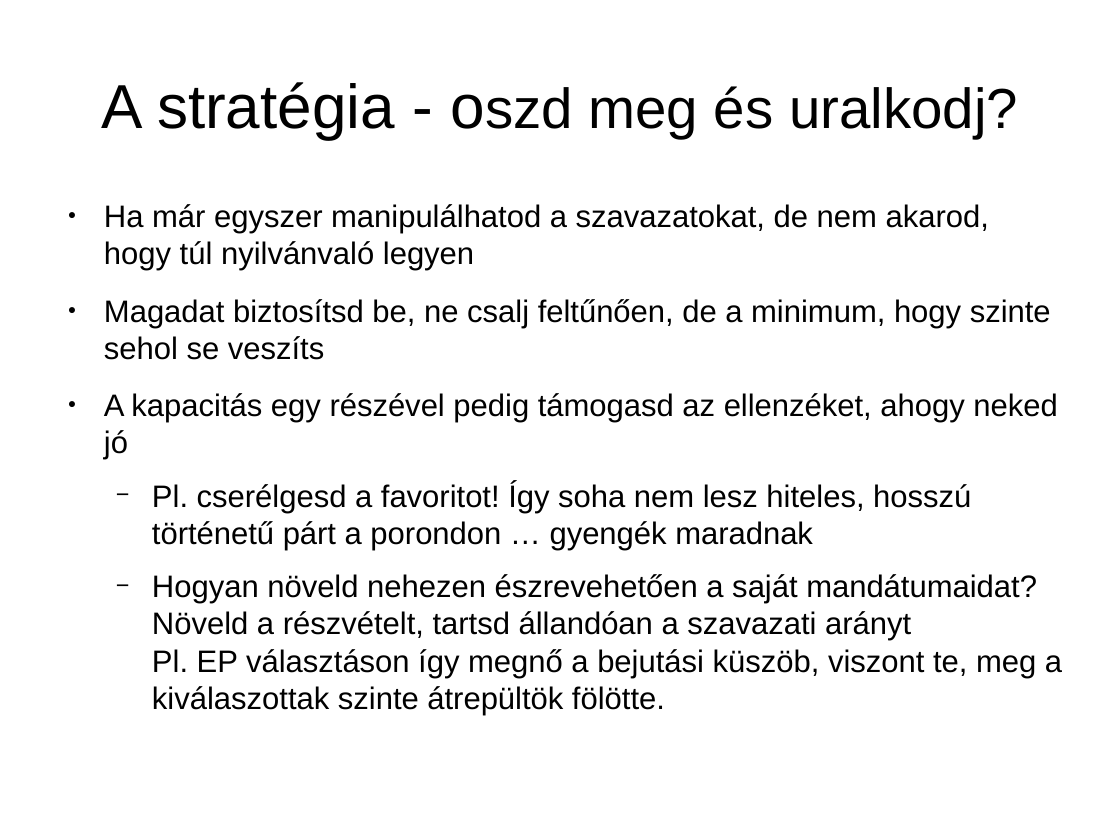
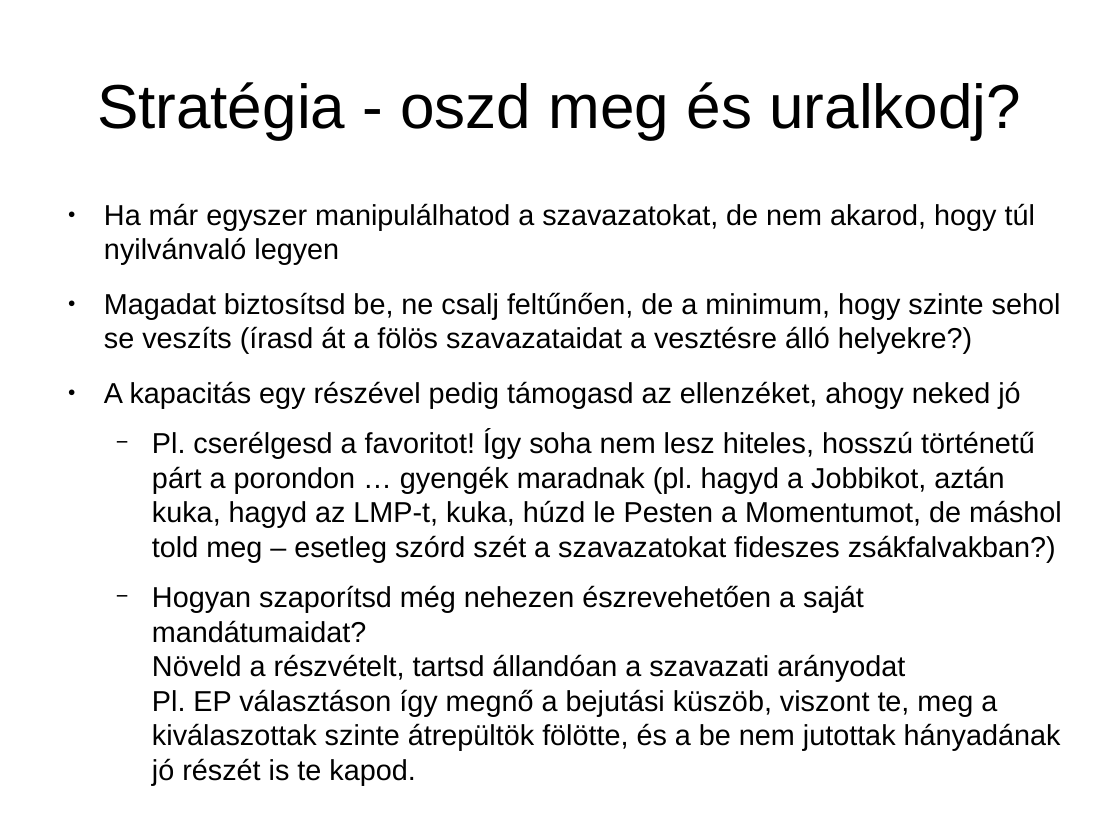
Before and after one commit to brezniczky/ep_elections_2019_hun, a slide deck: slide 33 of slides/hun/slides.odp. Drawn at 1120x840 pixels with LibreOffice and Linux fonts; fonts in the diff are those of the drawing. Boxes give left, top, right and bottom in pixels: in the first picture for what was removed or moved away, otherwise in the second. Text is boxed around its words. In the diff, an @@ line names an element or a change of style, - is before the commit and + after.

```diff
--- a/slides/hun/slides.odp
+++ b/slides/hun/slides.odp
@@ title at (x1=97, y1=82, x2=1021, y2=139): text changed; size 40 to 44 pt @@
-A stratégia - oszd meg és uralkodj?
+Stratégia - oszd meg és uralkodj?
@@ text at (x1=104, y1=203, x2=1035, y2=408): size 22 to 20.4 pt in "Ha már egyszer manipulálhatod a szavazatokat, de ...", "A kapacitás egy részével pedig támogasd az ..." @@
@@ text at (x1=104, y1=292, x2=1061, y2=354): text changed; size 22 to 20.4 pt @@
-● Magadat biztosítsd be, ne csalj feltűnően, de a minimum, hogy szinte sehol se veszíts
+● Magadat biztosítsd be, ne csalj feltűnően, de a minimum, hogy szinte sehol se veszíts (írasd át a fölös szavazataidat a vesztésre álló helyekre?)
@@ text at (x1=152, y1=431, x2=1062, y2=785): text changed; size 22 to 20.4 pt @@
-  − Pl. cserélgesd a favoritot! Így soha nem lesz hiteles, hosszú történetű párt a porondon … gyengék maradnak
-  − Hogyan növeld nehezen észrevehetően a saját mandátumaidat?
-    Növeld a részvételt, tartsd állandóan a szavazati arányt
-    Pl. EP választáson így megnő a bejutási küszöb, viszont te, meg a kiválaszottak szinte átrepültök fölötte.
+  − Pl. cserélgesd a favoritot! Így soha nem lesz hiteles, hosszú történetű párt a porondon … gyengék maradnak (pl. hagyd a Jobbikot, aztán kuka, hagyd az LMP-t, kuka, húzd le Pesten a Momentumot, de máshol told meg – esetleg szórd szét a szavazatokat fideszes zsákfalvakban?)
+  − Hogyan szaporítsd még nehezen észrevehetően a saját mandátumaidat?
+    Növeld a részvételt, tartsd állandóan a szavazati arányodat
+    Pl. EP választáson így megnő a bejutási küszöb, viszont te, meg a kiválaszottak szinte átrepültök fölötte, és a be nem jutottak hányadának jó részét is te kapod.
```
Also in this commit, not shown: 24 other slides changed, 3 slides added.
